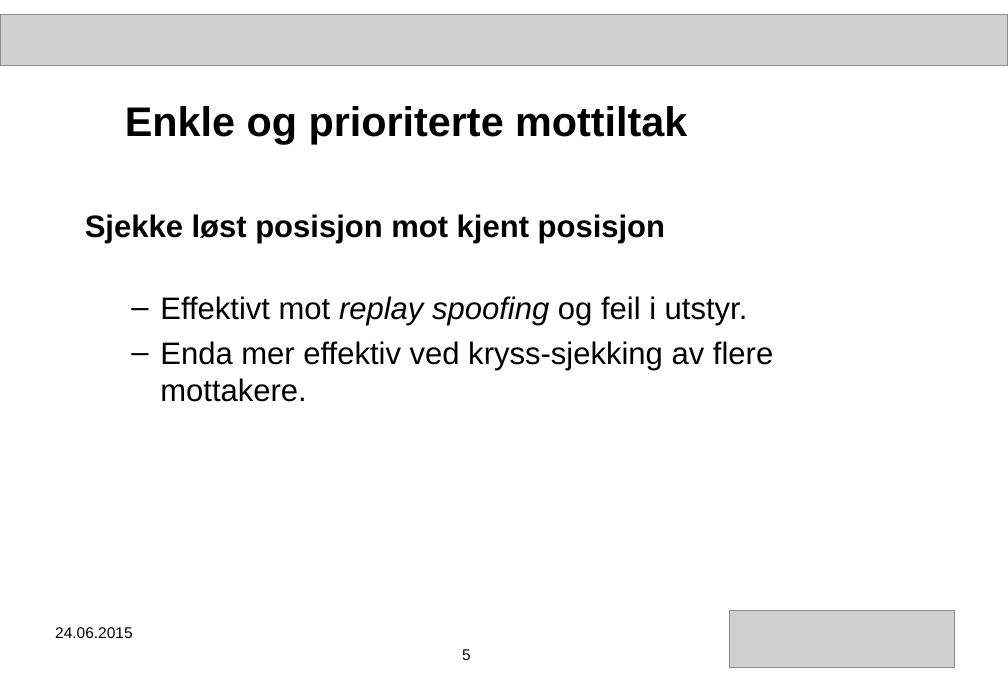
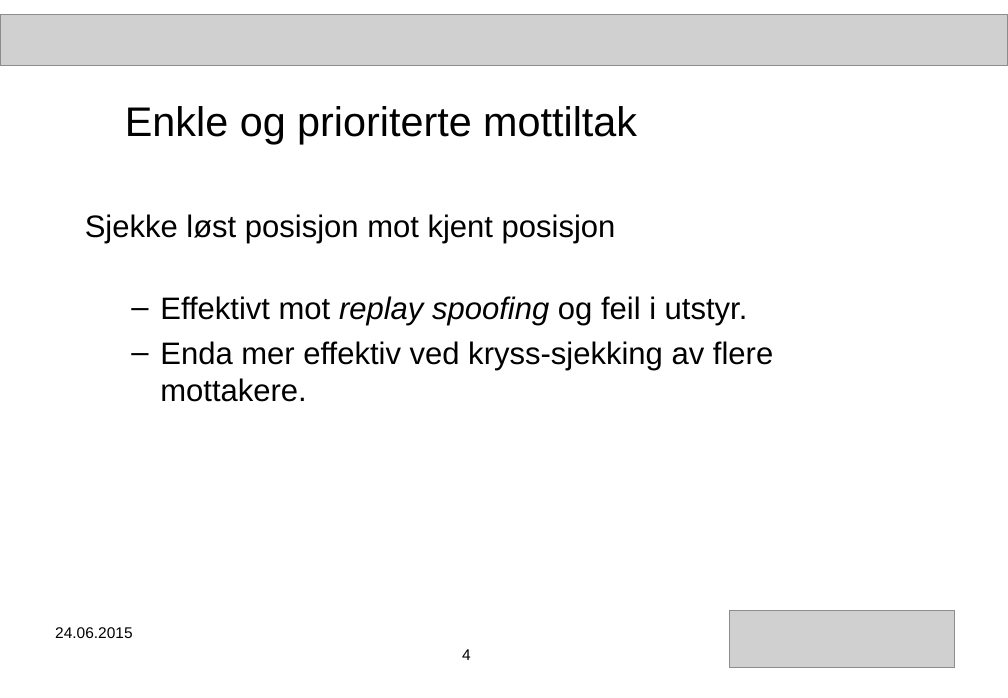
Before and after one commit to aschultzen/master_thesis, a slide deck: slide 4 of aril_presentasjon_2016.ppt (slide 5 before the commit). Drawn at 1008x698 pixels with LibreOffice and Linux fonts; fonts in the diff are those of the drawing; grey boxes stand for pictures. Boxes give left, top, right and bottom in pixels: in the first picture for what was removed or moved away, otherwise in the second. Text is boxed around its words. In the diff, an @@ line names an element or a change of style, - is before the commit and + after.

```diff
--- a/aril_presentasjon_2016.ppt
+++ b/aril_presentasjon_2016.ppt
@@ title "Enkle og prioriterte mottiltak" at [125, 106, 637, 144]: bold off @@
@@ text at [85, 214, 616, 243]: bold off in "Sjekke løst posisjon mot kjent posisjon" @@
@@ page number at [462, 649, 471, 660]: text changed @@
-5
+4
```
Also in this commit, not shown: 4 other slides changed, 4 slides added, 2 slides removed.
